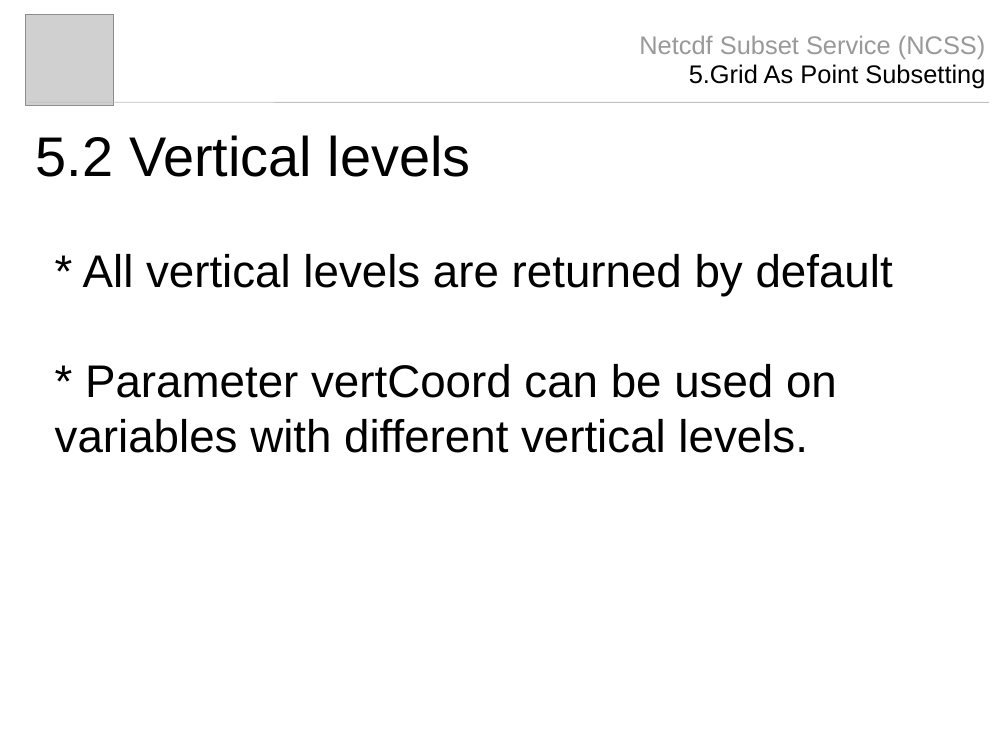
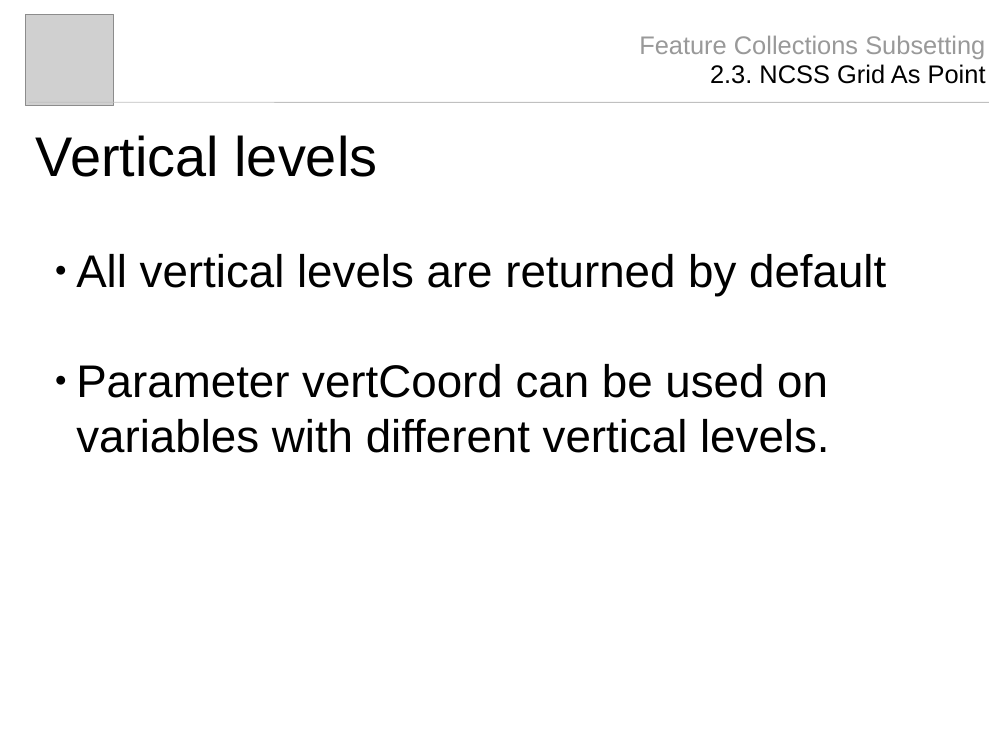
Before and after one commit to Unidata/thredds, a slide deck: slide 15 of docs/web/thredds/tech/tds4.3/reference/ncss/NCSS_4_3.odp (slide 10 before the commit). Drawn at 1008x756 pixels with LibreOffice and Linux fonts; fonts in the diff are those of the drawing; grey boxes stand for pictures. Boxes give left, top, right and bottom in pixels: in the first picture for what was removed or moved away, otherwise in the second. Text is boxed around its words. In the diff, an @@ line names an element or a change of style, - is before the commit and + after.

```diff
--- a/docs/web/thredds/tech/tds4.3/reference/ncss/NCSS_4_3.odp
+++ b/docs/web/thredds/tech/tds4.3/reference/ncss/NCSS_4_3.odp
@@ text at [639, 35, 986, 84]: text changed @@
-Netcdf Subset Service (NCSS)
-5.Grid As Point Subsetting
+Feature Collections Subsetting
+2.3. NCSS Grid As Point
@@ title at [36, 135, 378, 177]: text changed @@
-5.2 Vertical levels
+Vertical levels
@@ text at [76, 254, 886, 453]: text changed @@
-* All vertical levels are returned by default
-* Parameter vertCoord can be used on variables with different vertical levels.
+● All vertical levels are returned by default
+● Parameter vertCoord can be used on variables with different vertical levels.
```
Also in this commit, not shown: 10 other slides changed, 12 slides added, 2 slides removed, 2 other files.
